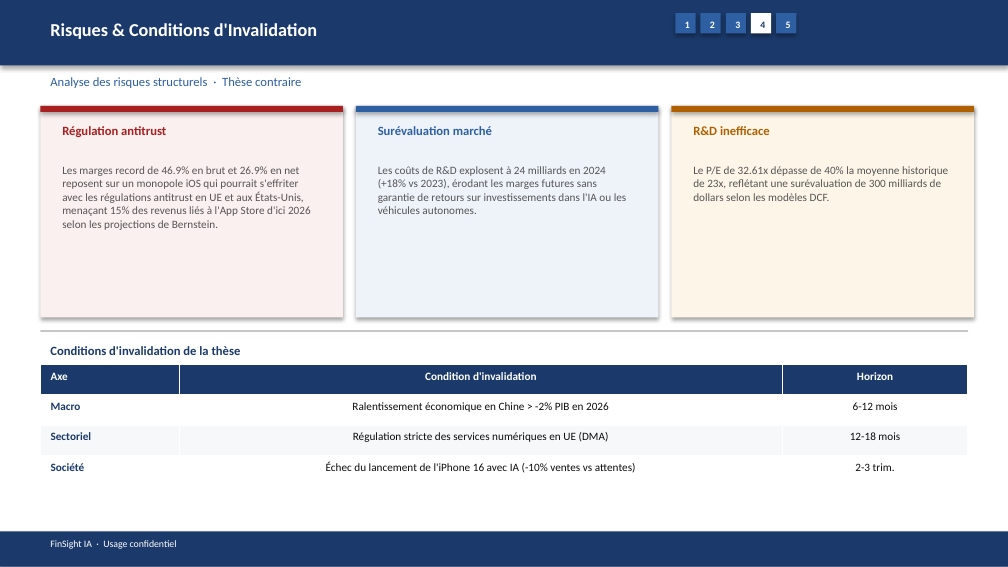
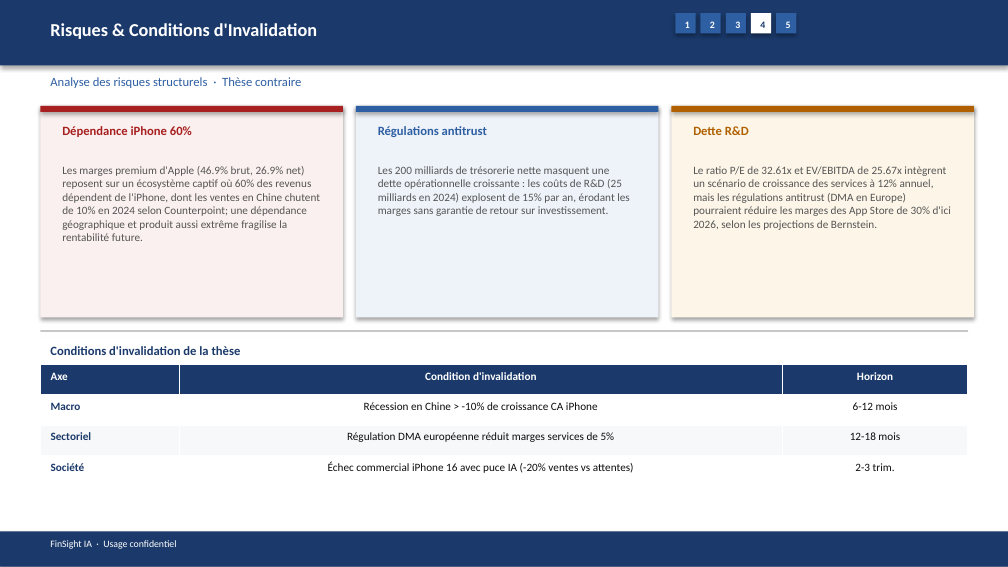
Before and after one commit to baptistejeh07-art/finsight-ia, a slide deck: slide 16 of preview/AAPL/AAPL_pitchbook.pptx. Drawn at 1008x567 pixels with LibreOffice and Linux fonts; fonts in the diff are those of the drawing. Boxes give left, top, right and bottom in pixels: in the first picture for what was removed or moved away, otherwise in the second. Text is boxed around its words. In the diff, an @@ line names an element or a change of style, - is before the commit and + after.

```diff
--- a/preview/AAPL/AAPL_pitchbook.pptx
+++ b/preview/AAPL/AAPL_pitchbook.pptx
@@ text at bbox=[62, 126, 192, 137]: text changed @@
-Régulation antitrust
+Dépendance iPhone 60%
@@ text at bbox=[378, 126, 487, 137]: text changed @@
-Surévaluation marché
+Régulations antitrust
@@ text at bbox=[693, 126, 749, 135]: text changed @@
-R&D inefficace
+Dette R&D
@@ text at bbox=[62, 166, 320, 241]: text changed @@
-Les marges record de 46.9% en brut et 26.9% en net reposent sur un monopole iOS qui pourrait s'effriter avec les régulations antitrust en UE et aux États-Unis, menaçant 15% des revenus liés à l'App Store d'ici 2026 selon les projections de Bernstein.
+Les marges premium d'Apple (46.9% brut, 26.9% net) reposent sur un écosystème captif où 60% des revenus dépendent de l'iPhone, dont les ventes en Chine chutent de 10% en 2024 selon Counterpoint; une dépendance géographique et produit aussi extrême fragilise la rentabilité future.
@@ text at bbox=[378, 166, 630, 216]: text changed @@
-Les coûts de R&D explosent à 24 milliards en 2024 (+18% vs 2023), érodant les marges futures sans garantie de retours sur investissements dans l'IA ou les véhicules autonomes.
+Les 200 milliards de trésorerie nette masquent une dette opérationnelle croissante : les coûts de R&D (25 milliards en 2024) explosent de 15% par an, érodant les marges sans garantie de retour sur investissement.
@@ text at bbox=[693, 166, 951, 230]: text changed @@
-Le P/E de 32.61x dépasse de 40% la moyenne historique de 23x, reflétant une surévaluation de 300 milliards de dollars selon les modèles DCF.
+Le ratio P/E de 32.61x et EV/EBITDA de 25.67x intègrent un scénario de croissance des services à 12% annuel, mais les régulations antitrust (DMA en Europe) pourraient réduire les marges des App Store de 30% d'ici 2026, selon les projections de Bernstein.
@@ table at bbox=[40, 365, 968, 486] @@
-row 2, column 2: Ralentissement économique en Chine > -2% PIB en 2026
+row 2, column 2: Récession en Chine > -10% de croissance CA iPhone
-row 3, column 2: Régulation stricte des services numériques en UE (DMA)
+row 3, column 2: Régulation DMA européenne réduit marges services de 5%
-row 4, column 2: Échec du lancement de l'iPhone 16 avec IA (-10% ventes vs attentes)
+row 4, column 2: Échec commercial iPhone 16 avec puce IA (-20% ventes vs attentes)
```
Also in this commit, not shown: 13 other slides changed, 4 other files.
